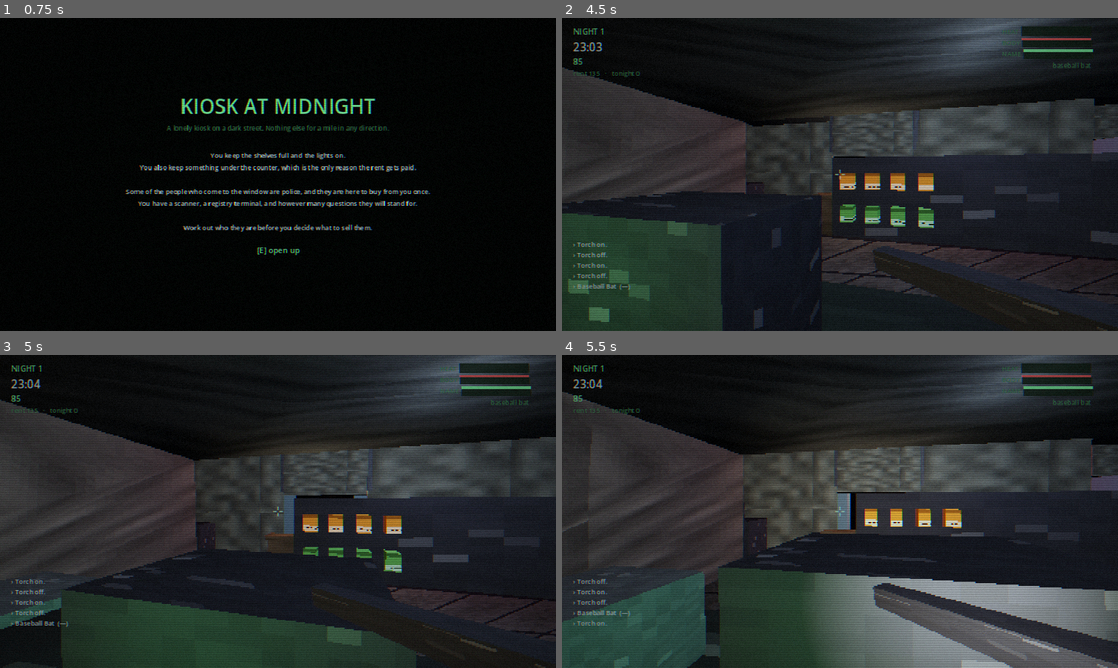
Above: before the commit, frames 1-4 (two rows, left to right).
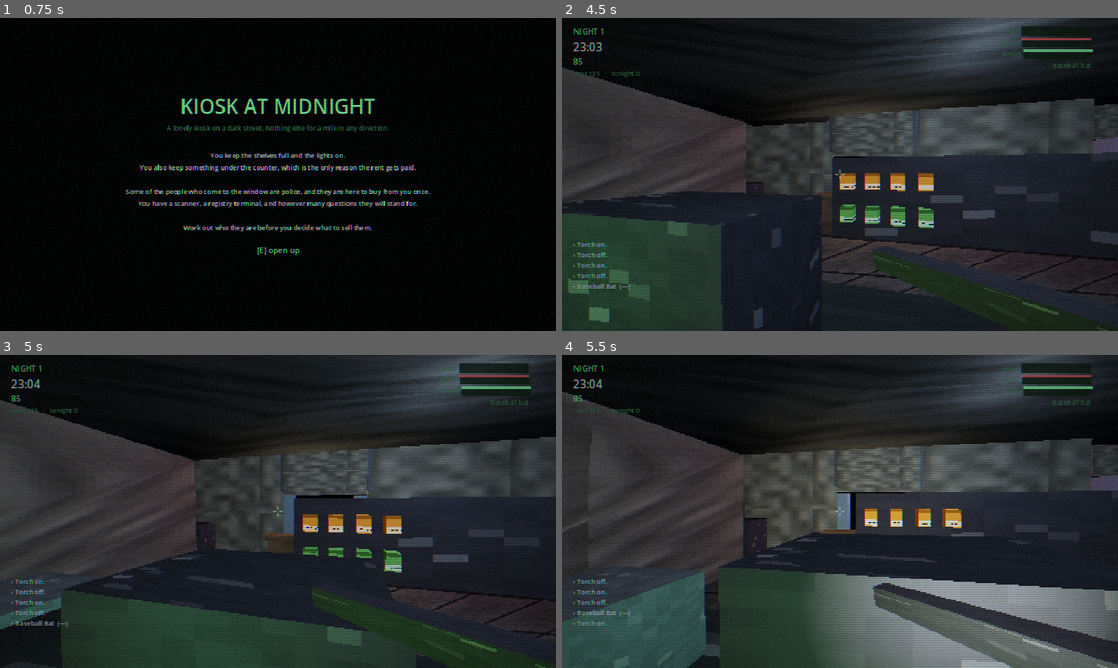
Above: after the commit, the same moments.

Repository: deeal87/Steam-game1
Game: Godot game, scene res://scenes/Boot.tscn
The game is run twice, just before and just after one commit, with the same random seed, the same clock (stepped at 60 frames per second) and the same inputs.
Inputs (mouse positions are in pixels of both pictures, inside the frame that each line leads up to):
- Up to frame 1 (0.75 s): tap Enter at 0.5 s; move the mouse to (400, 158) at 0.52 s; hold D (move_right) from 0.53 s (still down); right-click (400, 158) at 0.6 s; click (400, 158) at 0.67 s
- Up to frame 2 (4.5 s): tap Space (jump) at 0.77, 1.07, 1.52, 1.82, 3.02, 3.32, 3.77, 4.07 s; tap T (torch) at 0.8, 1.35, 2.3, 3.8 s; move the mouse to (812, 174) at 1.27 s; release D (move_right) at 1.28 s; hold W (move_forward) from 1.28 s (still down); right-click (812, 174) at 1.55 s; move the mouse to (851, 168) at 2.02 s; right-click (851, 168) at 2.1 s; move the mouse to (834, 180) at 2.77 s; tap Ctrl (crouch) at 2.85 s; click (834, 180) at 2.92 s; right-click (834, 180) at 3.05 s; move the mouse to (878, 177) at 3.52 s; press the mouse at (878, 177) at 3.53 s; move the mouse to (795, 171) at 4.27 s; release the mouse at (795, 171) at 4.28 s; tap X (holster) at 4.35 s
- Up to frame 3 (5 s): keep holding W (move_forward); tap Space (jump) at 4.52, 4.82 s; right-click (233, 508) at 4.55 s
- Up to frame 4 (5.5 s): keep holding W (move_forward); move the mouse to (845, 511) at 5.02 s; hold E (interact) from 5.03 s (still down); click (845, 511) at 5.17 s; tap T (torch) at 5.3 s

Frame 1 is identical in both runs. In frame 2, 0.1% of the frame differs, in the area x 56-97%, y 75-100%; in frame 3, 1.2%, in the area x 56-99%, y 75-100%; in frame 4, less than 0.1%.

Commit message:
Stop the lights shining through the walls
The Phase 1 review flagged 26 realtime lights on GL Compatibility as
needing measurement rather than assumption. Measuring found two real
faults.

Sewer lamps were lighting the stockroom floor from below. The world is
two spaces stacked four metres apart and light does not care about the
floor between them — shadows are off everywhere, because this is a GL
Compatibility build aimed at low-end hardware. The tunnels now render on
their own layer and their lamps light only that layer. The player's
torch and muzzle flash reach both, since the player is the one thing
that crosses between them.

Street lamps ran an eighteen-metre range, reaching fourteen metres
through the shop's front wall to light the floor behind the counter.
That is wrong on its own terms, and it was also what put nine
simultaneous lights on the counter against the eight-per-object limit GL
Compatibility enforces silently — so the renderer was dropping one, and
which one it dropped could change as the camera turned. That is light
popping, and it would have been reported as "the shop flickers" by
somebody who could never say why.

Lamps are now a nine-metre pool, about what a sodium lamp five metres up
actually throws. It suits the street better too: the lamps are meant to
thin out into darkness as you walk west, and a tighter circle does more
of that than a large soft one.

Cutting them took away fill the shop had been quietly relying on, so the
strip lights were raised to carry the room themselves — which is what
fittings inside a room are for. Checked on a rendered frame from the
shipped binary rather than by reasoning about numbers: the customer's
face, which is the thing the whole game asks you to read, is better lit
than before.

Every location the player stands in is now inside the light budget:
counter and hatch 9 to 6, aisle 8 to 6, stockroom 9 to 4, and the far
end of the road 4 to 0 — those four were sewer lamps coming up through
the road.

Co-Authored-By: Claude Opus 5 <noreply@anthropic.com>
Claude-Session: https://claude.ai/code/session_01Y2H3cv3gXyithUA67HDMt6

Diff:
--- a/scripts/actors/Player.gd
+++ b/scripts/actors/Player.gd
@@ -107,6 +107,13 @@
 	_torch.spot_angle = 34.0
 	_torch.spot_attenuation = 1.2
 	camera.add_child(_torch)
+
+	# The player carries their light between the two render layers, so unlike
+	# every fixed lamp in the game these two have to reach both. A torch culled
+	# to the surface layer lights nothing at all once you are down the ladder.
+	var both := (1 << (World.LAYER_SURFACE - 1)) | (1 << (World.LAYER_UNDERGROUND - 1))
+	_torch.light_cull_mask = both
+	_muzzle_flash.light_cull_mask = both
 
 	Input.mouse_mode = Input.MOUSE_MODE_CAPTURED
 
--- a/scripts/systems/SewerDirector.gd
+++ b/scripts/systems/SewerDirector.gd
@@ -100,6 +100,10 @@
 		d.setup(_player, pos, tier)
 		d.died.connect(_on_died)
 		_world.add_child(d)
+		# They live on the underground layer, so the tunnel lamps light them and
+		# the street lamps do not. Assigned after the node is in the tree, since
+		# the body only builds itself in _ready.
+		World.assign_layer(d, World.LAYER_UNDERGROUND)
 		_dwellers.append(d)
 
 
--- a/scripts/world/SewerBuilder.gd
+++ b/scripts/world/SewerBuilder.gd
@@ -87,6 +87,12 @@
 		Vector3(mid.x, y + 1.0, mid.y), Vector3(1.6, 2.0, 1.6))
 
 	_dead_end(world, sewer, y)
+
+	# Everything down here renders on the underground layer, and the lamps down
+	# here light only that layer. Without this the tunnel lamps shine up through
+	# the stockroom floor and push the shop over the eight-lights-per-object
+	# limit that GL Compatibility enforces silently.
+	World.assign_layer(sewer, World.LAYER_UNDERGROUND)
 
 	world.anchors["sewer_y"] = y
 	world.anchors["sewer_junctions"] = [
--- a/scripts/world/StreetBuilder.gd
+++ b/scripts/world/StreetBuilder.gd
@@ -110,7 +110,20 @@
 		l.position = pos + Vector3(0.78, 5.1, 0)
 		l.light_color = Color(1.0, 0.86, 0.60)
 		l.light_energy = 4.6
-		l.omni_range = 18.0
+		# Nine metres, not eighteen.
+		#
+		# A sodium lamp five metres above a pavement throws a pool about seven
+		# metres across; eighteen was reaching fourteen metres *through the shop's
+		# brick wall* to light the floor behind the counter. That is wrong on its
+		# own terms, and it was also what pushed the counter to nine simultaneous
+		# lights against the eight-per-object limit GL Compatibility enforces
+		# silently — so the renderer was dropping one, and which one it dropped
+		# could change as the camera turned.
+		#
+		# Tighter pools also suit the street better: the lamps are meant to thin
+		# out into darkness as you walk west, and a smaller circle of light does
+		# more of that than a large soft one.
+		l.omni_range = 9.0
 		l.omni_attenuation = 1.6
 		parent.add_child(l)
 
--- a/scripts/world/World.gd
+++ b/scripts/world/World.gd
@@ -68,6 +68,37 @@
 const MANHOLE := Vector3(-4.60, 0.0, 7.90)
 
 # --- Sewer -------------------------------------------------------------------
+# --- Render layers -------------------------------------------------------------
+#
+# The world is two spaces stacked four metres apart, and light does not care
+# about the floor between them: with shadows off — which they are, everywhere,
+# because this is a GL Compatibility build aimed at low-end hardware — a sewer
+# lamp at y=-2.3 happily lights the stockroom floor above it.
+#
+# That was costing twice over. Visually the stockroom was being lit from below by
+# lamps nobody can see. And on GL Compatibility every light is forward-rendered
+# with a hard limit of eight per object, so with ten lights reaching the spot
+# behind the counter the renderer was silently dropping two of them — and *which*
+# two could change as the camera moved, which is how you get light popping.
+#
+# So the tunnels render on their own layer and their lamps only light that layer.
+# Nothing above ground can see them and they cannot see anything above ground.
+const LAYER_SURFACE := 1
+const LAYER_UNDERGROUND := 2
+
+
+## Puts a whole subtree on one visual layer, and points every light in it at the
+## same layer only.
+static func assign_layer(root: Node, layer: int) -> void:
+	var bit := 1 << (layer - 1)
+	if root is VisualInstance3D:
+		(root as VisualInstance3D).layers = bit
+	if root is Light3D:
+		(root as Light3D).light_cull_mask = bit
+	for child in root.get_children():
+		assign_layer(child, layer)
+
+
 const SEWER_Y := -4.50
 const SEWER_HALF_W := 1.30
 const SEWER_EXIT := Vector3(-55.0, 0.0, 1.60)
@@ -245,8 +276,15 @@
 	strip_light = OmniLight3D.new()
 	strip_light.position = Vector3(0, CEILING - 0.35, -1.4)
 	strip_light.light_color = Color(0.85, 0.92, 1.0)
-	strip_light.light_energy = 2.6
-	strip_light.omni_range = 12.0
+	# The strip lights carry the room on their own now.
+	#
+	# They used to be topped up by four street lamps reaching eighteen metres
+	# through the front wall — which was wrong, and was also what pushed the
+	# counter over the eight-lights-per-object limit. Pulling the lamps back to a
+	# realistic pool took that accidental fill away with it, so the fittings that
+	# are actually *in* the room do the work they were always supposed to.
+	strip_light.light_energy = 3.6
+	strip_light.omni_range = 13.0
 	add_child(strip_light)
 	shop.add_child(ProcMesh.box(Vector3(3.0, 0.08, 0.22), Vector3(0, CEILING - 0.12, -1.4),
 		ProcMesh.mat(ProcTex.flat(Color(0.9, 0.95, 1.0)), 1.0, Color(0.85, 0.92, 1.0), 1.6), "Strip1"))
@@ -254,8 +292,8 @@
 	var strip2 := OmniLight3D.new()
 	strip2.position = Vector3(0, CEILING - 0.35, 2.0)
 	strip2.light_color = Color(0.85, 0.92, 1.0)
-	strip2.light_energy = 2.2
-	strip2.omni_range = 11.0
+	strip2.light_energy = 3.1
+	strip2.omni_range = 12.0
 	add_child(strip2)
 	shop.add_child(ProcMesh.box(Vector3(3.0, 0.08, 0.22), Vector3(0, CEILING - 0.12, 2.0),
 		ProcMesh.mat(ProcTex.flat(Color(0.9, 0.95, 1.0)), 1.0, Color(0.85, 0.92, 1.0), 1.6), "Strip2"))
Not shown, changed: README.md
